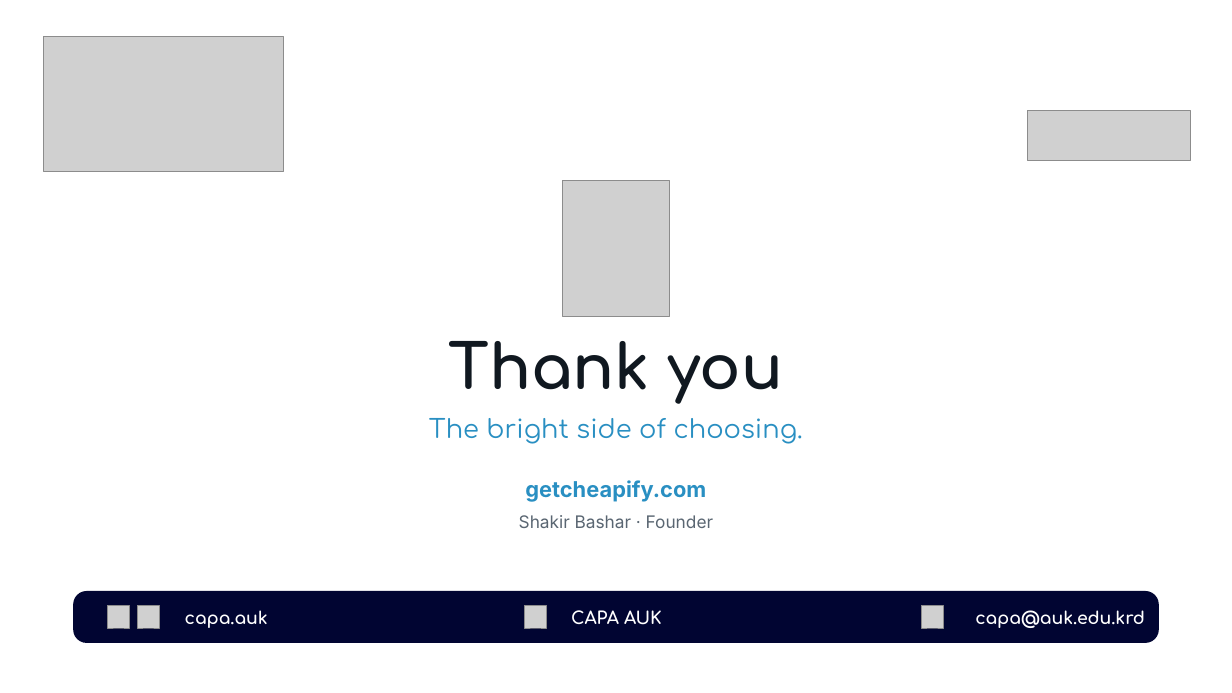
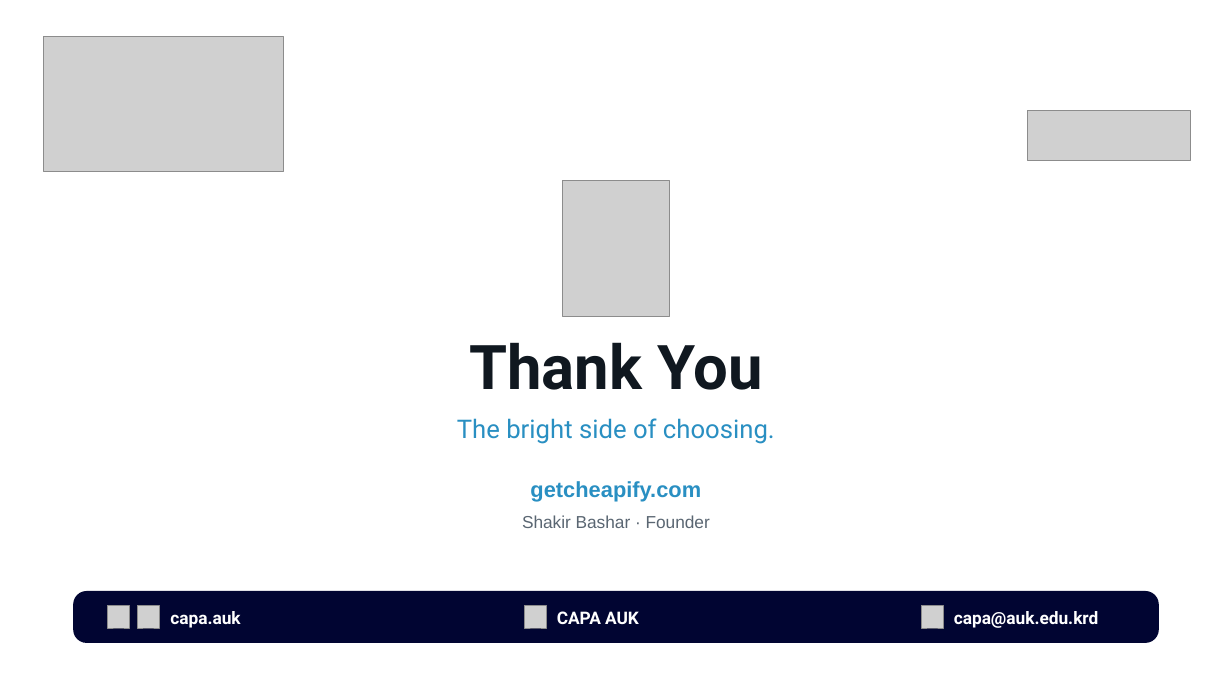
Before and after one commit to shakerbr/cheapify, a slide deck: slide 13 of presentation/Cheapify-GIZ-Pitch.pptx. Drawn at 1232x693 pixels with LibreOffice and Linux fonts; fonts in the diff are those of the drawing; grey boxes stand for pictures. Boxes give left, top, right and bottom in pixels: in the first picture for what was removed or moved away, otherwise in the second. Text is boxed around its words. In the diff, an @@ line names an element or a change of style, - is before the commit and + after.

```diff
--- a/presentation/Cheapify-GIZ-Pitch.pptx
+++ b/presentation/Cheapify-GIZ-Pitch.pptx
@@ text at [469,342,762,390]: text changed; font Comfortaa to Roboto @@
-Thank you
+Thank You
@@ text "The bright side of choosing." at [457,418,775,444]: font Comfortaa to Roboto @@
@@ text "getcheapify.com" at [530,481,701,502]: font Inter to Arial @@
@@ text "Shakir Bashar · Founder" at [522,515,710,528]: font Inter to Arial @@
@@ font Comfortaa to Roboto; alignment centre to left in 3 elements at [954,611,1099,628], [557,611,639,624], [170,611,240,628] @@
```
Also in this commit, not shown: 21 other slides changed.
